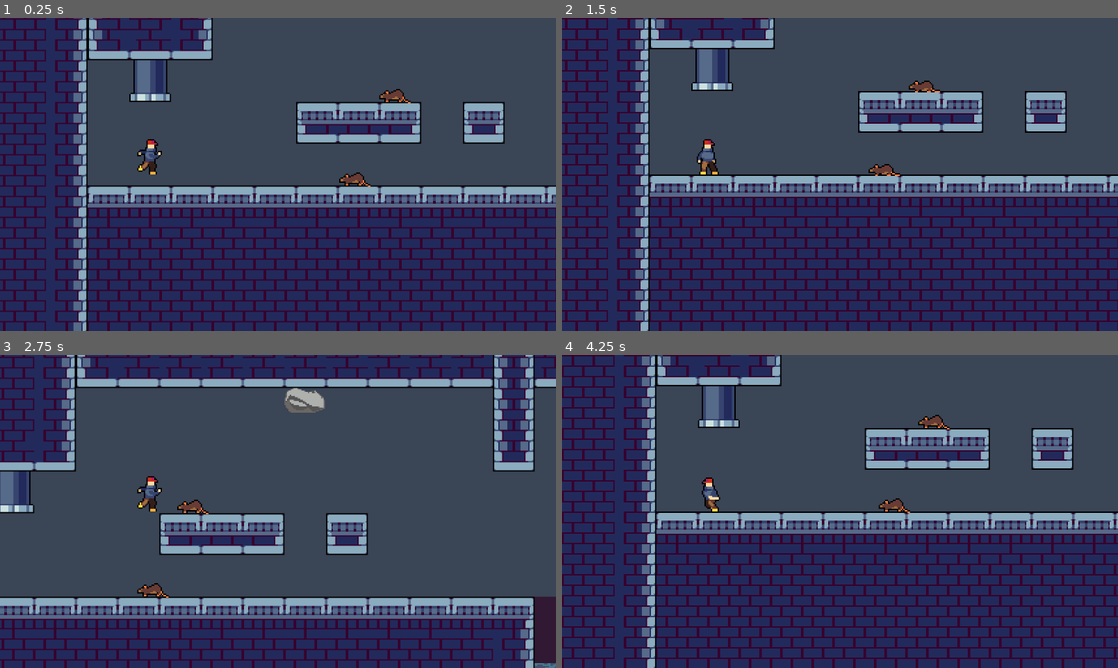
Above: before the commit, frames 1-4 (two rows, left to right).
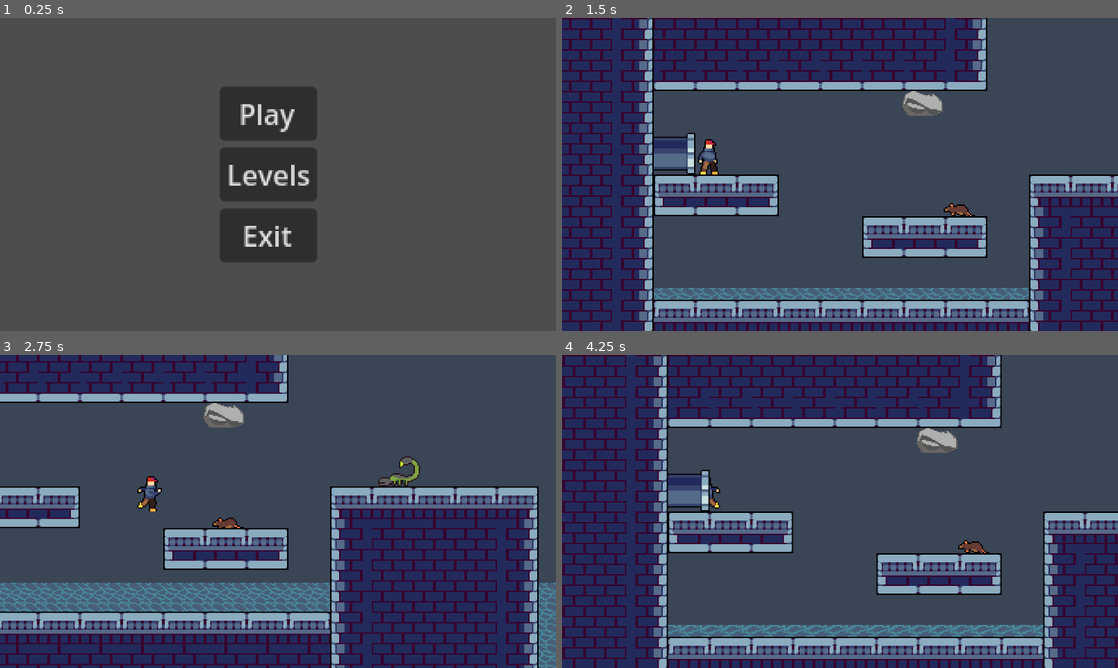
Above: after the commit, the same moments.

Repository: DizzyThermal/Sewer-Escape
Game: Godot game, scene res://scenes/MainMenu.tscn
Two runs of this game, one before a commit and one after it. Both use one fixed random seed, a clock stepped at 60 frames per second and the inputs below. Before the commit the project starts from res://scenes/Level_01.tscn.
Inputs (mouse positions are in pixels of both pictures, inside the frame that each line leads up to):
- Up to frame 1 (0.25 s): no input
- Up to frame 2 (1.5 s): click (828, 174) at 0.5 s, where only the run after the commit has a clickable "Levels"; click (840, 143) at 1.25 s, where only the run after the commit has a clickable "Level 2"
- Up to frame 3 (2.75 s): hold Right (Right) from 2.03 s (still down); tap Space (Jump) at 2.27 s
- Up to frame 4 (4.25 s): tap Space (Jump) at 3.02 s; release Right (Right) at 3.53 s; hold Left (Left) from 3.53 s (still down)

The runs differ from the first frame. In frame 1, 68% of the frame differs, in the area x 0-100%, y 0-100%; in frame 2, 55%; in frame 3, 52%; in frame 4, 56%.

Commit message:
Adding Menus

Diff:
--- a/project.godot
+++ b/project.godot
@@ -11,13 +11,9 @@
 [application]
 
 config/name="Sewer Escape"
-run/main_scene="res://scenes/Level_01.tscn"
+run/main_scene="res://scenes/MainMenu.tscn"
 config/features=PackedStringArray("4.1", "GL Compatibility")
 config/icon="res://icon.png"
-
-[autoload]
-
-MobileControls="*res://scenes/MobileControls.tscn"
 
 [display]
 
--- /dev/null
+++ b/scenes/LevelSelect.gd
@@ -0,0 +1,13 @@
+extends Control
+
+func _on_level_1_pressed():
+	get_tree().change_scene_to_file("res://scenes/Level_01.tscn")
+
+func _on_level_2_pressed():
+	get_tree().change_scene_to_file("res://scenes/Level_02.tscn")
+
+func _on_level_3_pressed():
+	get_tree().change_scene_to_file("res://scenes/Level_03.tscn")
+
+func _on_back_pressed():
+	get_tree().change_scene_to_file("res://scenes/MainMenu.tscn")
--- /dev/null
+++ b/scenes/LevelSelect.tscn
@@ -0,0 +1,53 @@
+[gd_scene load_steps=2 format=3 uid="uid://dd25a4mnb65y6"]
+
+[ext_resource type="Script" path="res://scenes/LevelSelect.gd" id="1_s13uw"]
+
+[node name="LevelSelect" type="Control"]
+layout_mode = 3
+anchors_preset = 15
+anchor_right = 1.0
+anchor_bottom = 1.0
+grow_horizontal = 2
+grow_vertical = 2
+script = ExtResource("1_s13uw")
+
+[node name="CenterContainer" type="CenterContainer" parent="."]
+layout_mode = 1
+anchors_preset = -1
+anchor_left = 0.5
+anchor_top = 0.5
+anchor_right = 0.5
+anchor_bottom = 0.5
+offset_left = -120.0
+offset_top = -272.0
+offset_right = -58.0
+offset_bottom = -136.0
+scale = Vector2(4, 4)
+
+[node name="VBoxContainer" type="VBoxContainer" parent="CenterContainer"]
+layout_mode = 2
+
+[node name="Level 1" type="Button" parent="CenterContainer/VBoxContainer"]
+layout_mode = 2
+text = "Level 1"
+
+[node name="Level 2" type="Button" parent="CenterContainer/VBoxContainer"]
+layout_mode = 2
+text = "Level 2"
+
+[node name="Level 3" type="Button" parent="CenterContainer/VBoxContainer"]
+layout_mode = 2
+text = "Level 3"
+
+[node name="Back" type="Button" parent="CenterContainer/VBoxContainer"]
+layout_mode = 2
+text = "Back"
+
+[connection signal="pressed" from="CenterContainer/VBoxContainer/Level 1" to="." method="_on_level_1_pressed"]
+[connection signal="pressed" from="CenterContainer/VBoxContainer/Level 1" to="." method="_on_play_pressed"]
+[connection signal="pressed" from="CenterContainer/VBoxContainer/Level 2" to="." method="_on_level_2_pressed"]
+[connection signal="pressed" from="CenterContainer/VBoxContainer/Level 2" to="." method="_on_play_pressed"]
+[connection signal="pressed" from="CenterContainer/VBoxContainer/Level 2" to="." method="_on_levels_pressed"]
+[connection signal="pressed" from="CenterContainer/VBoxContainer/Level 3" to="." method="_on_level_3_pressed"]
+[connection signal="pressed" from="CenterContainer/VBoxContainer/Level 3" to="." method="_on_exit_pressed"]
+[connection signal="pressed" from="CenterContainer/VBoxContainer/Back" to="." method="_on_back_pressed"]
--- /dev/null
+++ b/scenes/MainMenu.gd
@@ -0,0 +1,10 @@
+extends Control
+
+func _on_play_pressed():
+	get_tree().change_scene_to_file("res://scenes/Level_01.tscn")
+
+func _on_levels_pressed():
+	get_tree().change_scene_to_file("res://scenes/LevelSelect.tscn")
+
+func _on_exit_pressed():
+	get_tree().quit()
--- /dev/null
+++ b/scenes/MainMenu.tscn
@@ -0,0 +1,47 @@
+[gd_scene load_steps=2 format=3 uid="uid://dhesp0rbtgcnd"]
+
+[ext_resource type="Script" path="res://scenes/MainMenu.gd" id="1_jlh56"]
+
+[node name="MainMenu" type="Control"]
+layout_mode = 3
+anchors_preset = 15
+anchor_right = 1.0
+anchor_bottom = 1.0
+grow_horizontal = 2
+grow_vertical = 2
+script = ExtResource("1_jlh56")
+
+[node name="CenterContainer" type="CenterContainer" parent="."]
+layout_mode = 1
+anchors_preset = -1
+anchor_left = 0.541781
+anchor_top = 0.5
+anchor_right = 0.541781
+anchor_bottom = 0.5
+offset_left = -183.48
+offset_top = -202.0
+offset_right = -127.48
+offset_bottom = -101.0
+grow_horizontal = 2
+grow_vertical = 2
+scale = Vector2(4, 4)
+metadata/_edit_use_anchors_ = true
+
+[node name="VBoxContainer" type="VBoxContainer" parent="CenterContainer"]
+layout_mode = 2
+
+[node name="Play" type="Button" parent="CenterContainer/VBoxContainer"]
+layout_mode = 2
+text = "Play"
+
+[node name="Levels" type="Button" parent="CenterContainer/VBoxContainer"]
+layout_mode = 2
+text = "Levels"
+
+[node name="Exit" type="Button" parent="CenterContainer/VBoxContainer"]
+layout_mode = 2
+text = "Exit"
+
+[connection signal="pressed" from="CenterContainer/VBoxContainer/Play" to="." method="_on_play_pressed"]
+[connection signal="pressed" from="CenterContainer/VBoxContainer/Levels" to="." method="_on_levels_pressed"]
+[connection signal="pressed" from="CenterContainer/VBoxContainer/Exit" to="." method="_on_exit_pressed"]
